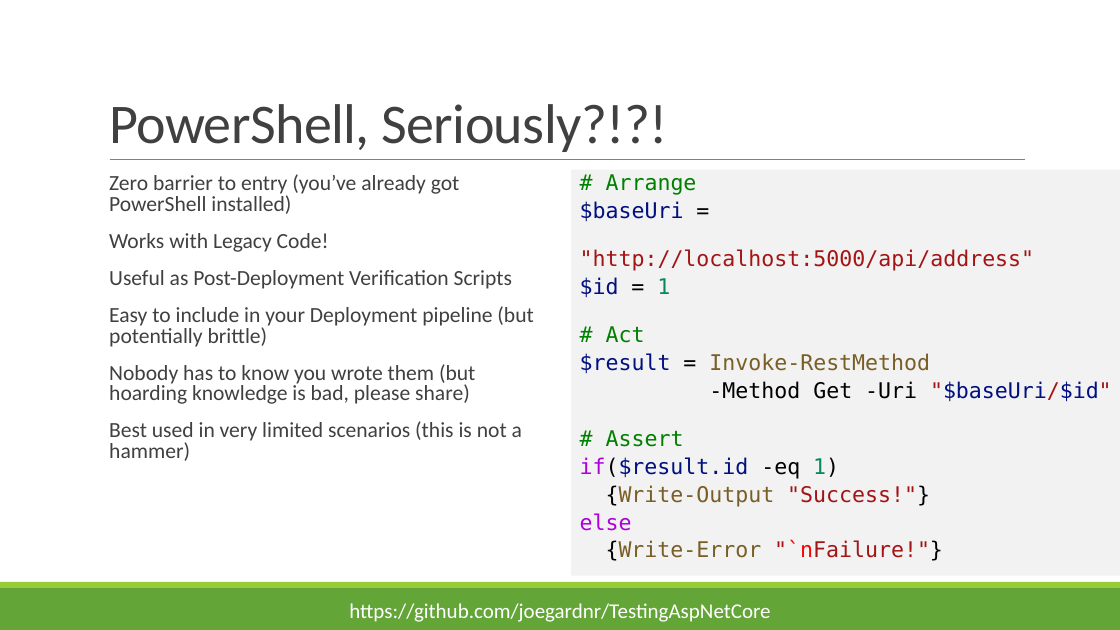
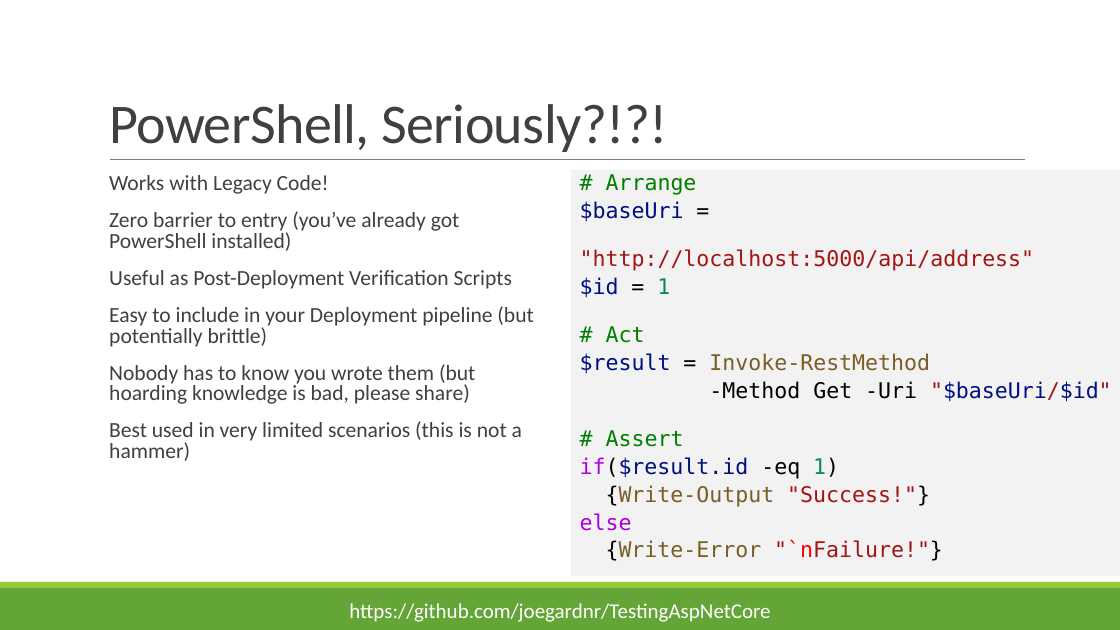
Before and after one commit to joegardnr/TestingAspNetCore, a slide deck: slide 7 of TestingASPNetCore.pptx. Drawn at 1120x630 pixels with LibreOffice and Linux fonts; fonts in the diff are those of the drawing. Boxes give left, top, right and bottom in pixels: in the first picture for what was removed or moved away, otherwise in the second. Text is boxed around its words. In the diff, an @@ line names an element or a change of style, - is before the commit and + after.

```diff
--- a/TestingASPNetCore.pptx
+++ b/TestingASPNetCore.pptx
@@ text at [109,175,329,194]: paragraph added @@
+  Works with Legacy Code!
@@ text at [109,233,329,252]: paragraph removed @@
-  Works with Legacy Code!
```
Also in this commit, not shown: 10 other files.
